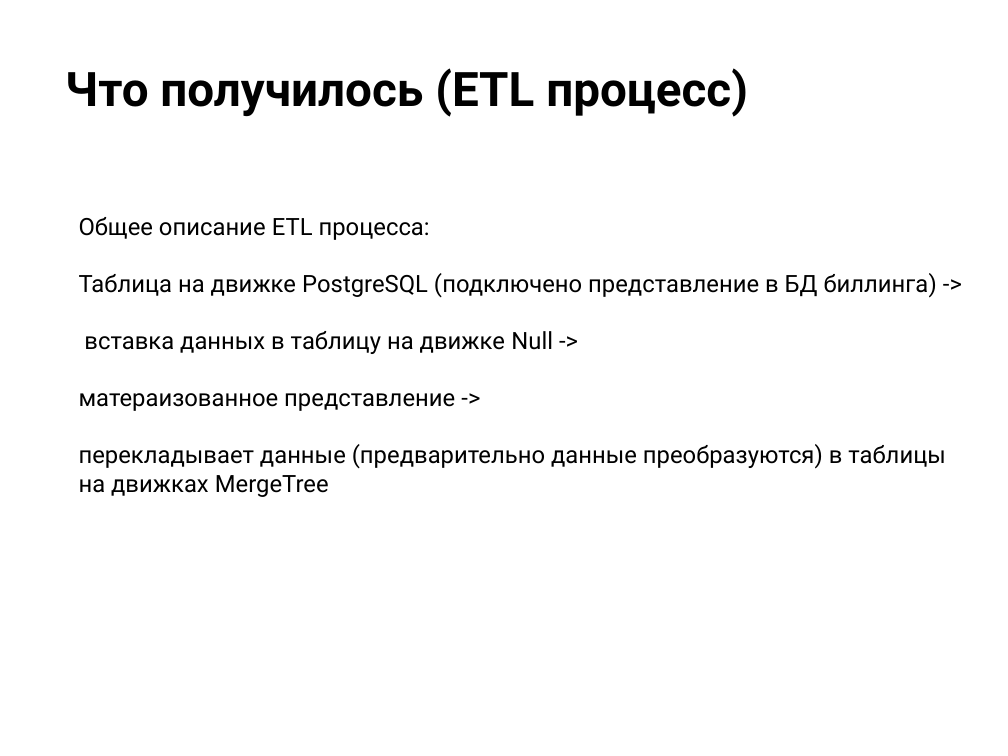
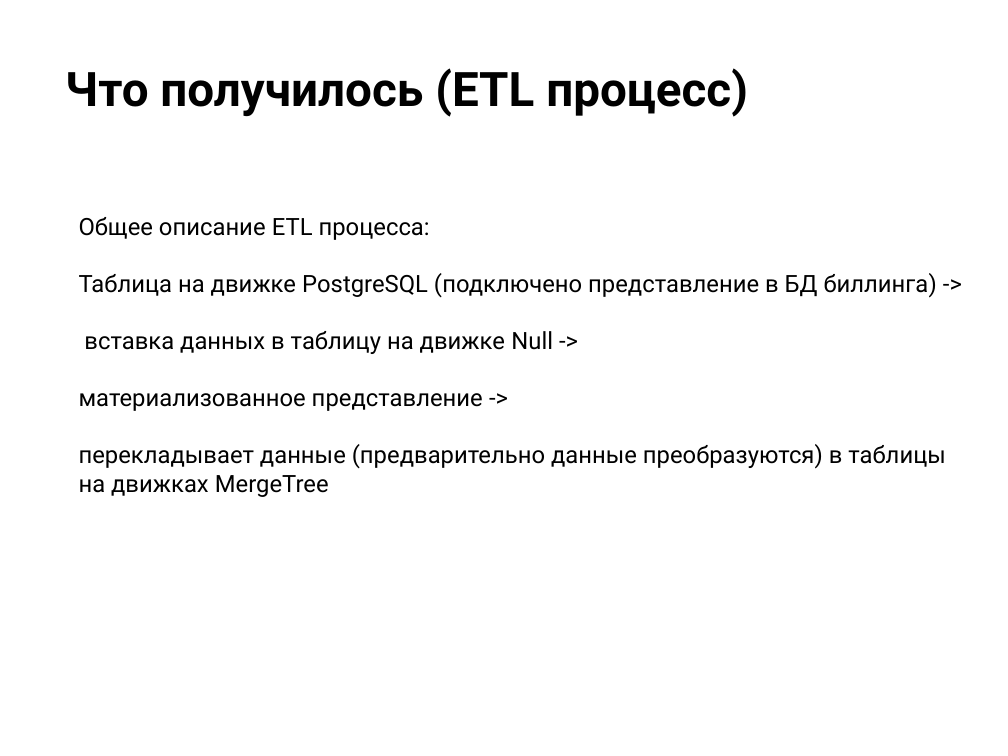
Before and after one commit to anton20044/ClickHouse_Final_Project, a slide deck: slide 12 of Презентация.pptx. Drawn at 1008x756 pixels with LibreOffice and Linux fonts; fonts in the diff are those of the drawing; background and template pictures are left out. Boxes give left, top, right and bottom in pixels: in the first picture for what was removed or moved away, otherwise in the second. Text is boxed around its words. In the diff, an @@ line names an element or a change of style, - is before the commit and + after.

```diff
--- a/Презентация.pptx
+++ b/Презентация.pptx
@@ text at [79, 393, 483, 411]: text changed @@
-матераизованное представление ->
+материализованное представление ->
```
Also in this commit, not shown: 2 other slides changed.
